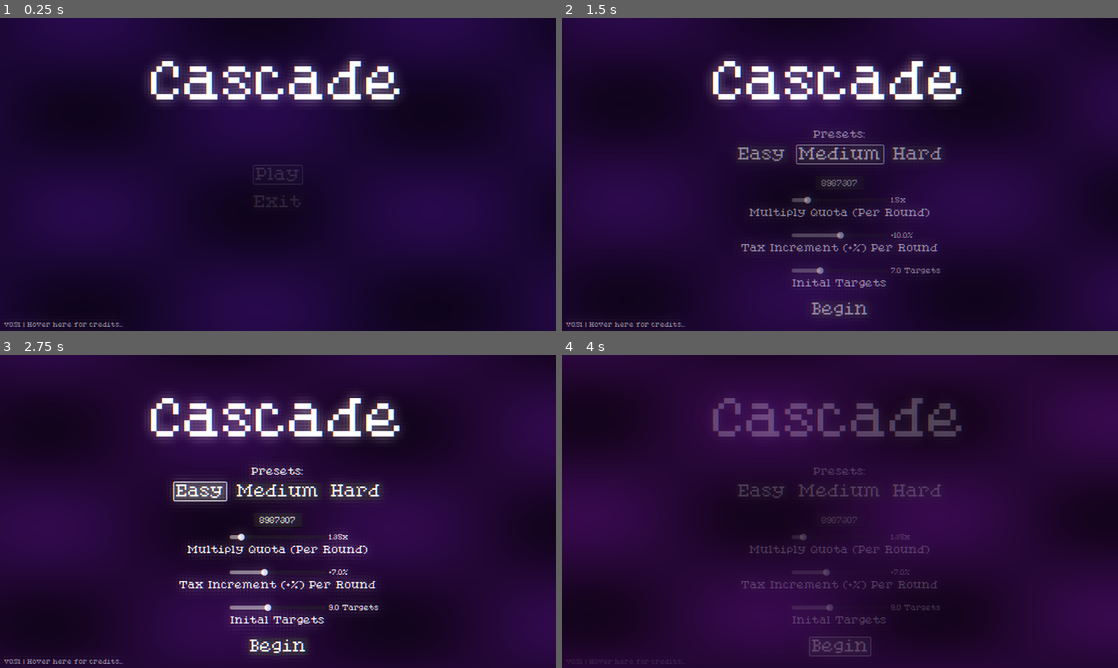
Above: before the commit, frames 1-4 (two rows, left to right).
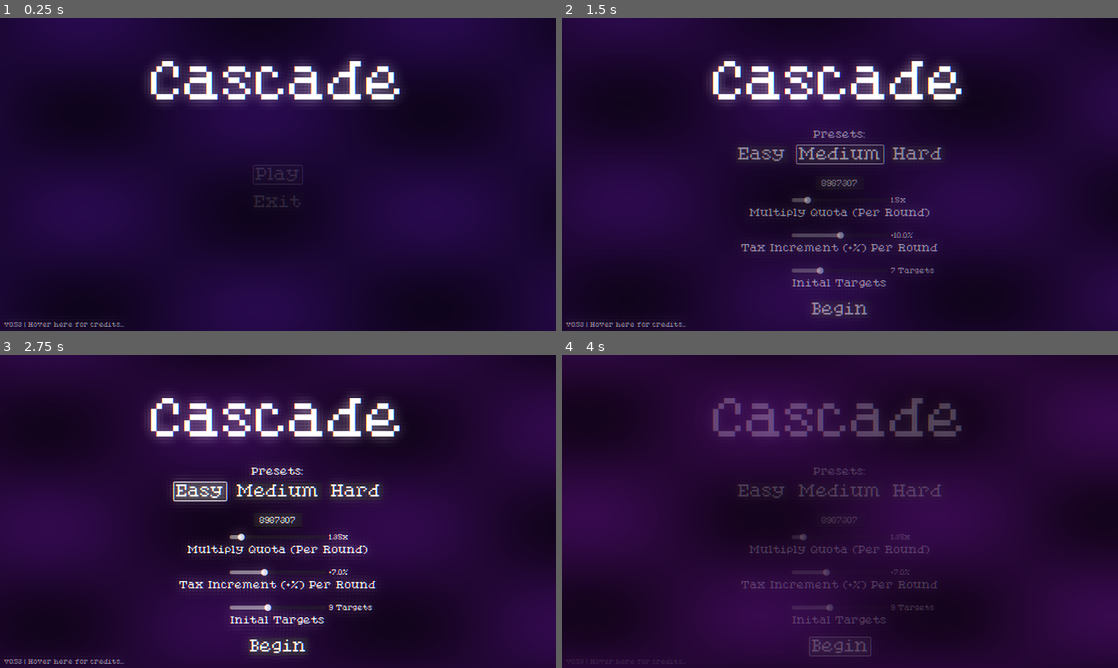
Above: after the commit, the same moments.

Repository: RLATIS/Cascade
Game: Godot game, scene res://scenes/menu.tscn
Same seed, same stepped clock (60 frames per second), same inputs: the game is played once before the commit and once after it.
Inputs:
- Up to frame 1 (0.25 s): no input
- Up to frame 2 (1.5 s): click "Play" at 0.5 s; click "Play" at 1.25 s
- Up to frame 3 (2.75 s): click "Easy" at 2 s
- Up to frame 4 (4 s): click "Easy" at 2.75 s; click "Begin" at 3.5 s

The runs differ from the first frame. In frame 1, 0.2% of the frame differs, in the area x 3-23%, y 97-99%; in frame 2, 0.3%; in frame 3, 0.4%, in the area x 3-69%, y 79-99%; in frame 4, 0.1%.

Commit message:
added more upgrades, fixed rng on upgrades, added in-built seedcracker on menu.tscn

Diff:
--- a/scenes/menu.tscn
+++ b/scenes/menu.tscn
@@ -6,6 +6,7 @@
 [ext_resource type="FontFile" uid="uid://d37jpsgvq5ukx" path="res://textures/PixelatedEleganceRegular-ovawB.ttf" id="3_mhnvy"]
 [ext_resource type="Texture2D" uid="uid://dwut8j5b8k6b2" path="res://textures/PS4_ICON18.png" id="5_g3eks"]
 [ext_resource type="Script" uid="uid://boulo28mwkp2s" path="res://scripts/playmenu.gd" id="6_g3eks"]
+[ext_resource type="Script" uid="uid://c7eash3p64cpr" path="res://scripts/jackpotfinder.gd" id="7_v86rl"]
 
 [sub_resource type="StyleBoxFlat" id="StyleBoxFlat_4ytvr"]
 content_margin_left = 0.0
@@ -60,7 +61,7 @@
 mouse_filter = 0
 theme_override_fonts/font = ExtResource("3_mhnvy")
 theme_override_font_sizes/font_size = 12
-text = "v0.51 | Hover here for credits..."
+text = "v0.53 | Hover here for credits..."
 vertical_alignment = 2
 
 [node name="creditpanel" type="Panel" parent="title"]
@@ -420,6 +421,9 @@
 theme_override_font_sizes/font_size = 14
 text = "7 Targets"
 vertical_alignment = 1
+
+[node name="seedcracker" type="Node2D" parent="."]
+script = ExtResource("7_v86rl")
 
 [connection signal="mouse_entered" from="title/credittext" to="uimenu1" method="credshow"]
 [connection signal="mouse_exited" from="title/credittext" to="uimenu1" method="credhide"]
--- a/scripts/Globals.gd
+++ b/scripts/Globals.gd
@@ -46,9 +46,14 @@
 	'Swarm (+1x SPT for each target)': { 'cost': 4, 'weight': 5 },
 	'Sniper (x8 Score if cooldown >= 1.0s)': { 'cost': 5, 'weight': 5},
 
+	# OTHER
+	'Interest (Gain 15% of held money each round)': { 'cost': 5, 'weight': 3},
+
 	# FREE MONEY
 	'Free Money! (+$15)': { 'cost': 0, 'weight': 3 },
-	'Jackpot! (+$50)': { 'cost': 0, 'weight': 1 }
+	'Jackpot! (+$50)': { 'cost': 0, 'weight': 1 },
+
+	'Cheapskate (Freeze shop tax)': { 'cost': 3, 'weight': 3 }
 }
 
 # END CHANGEABLE VARIABLES
@@ -193,19 +198,29 @@
 		't': snappedf((tax*100)-100, 0.01)
 	})
 
+func entershop(): # called upon enter shop
+	for up in ownedUpgrades:
+		if up.to_lower().begins_with('interest'):
+			print('adding $', money * 0.15)
+
+			money += (money * 0.15)
+
+			playsound('res://sounds/coin.wav', randf_range(0.9, 1.2), randf_range(-1.0, -0.25))
+
 func calcTax():
-	tax += taxincrement
-	upgrades = {}
-
-	for upgradename in upgradesinit.keys():
-		var basedata = upgradesinit[upgradename]
-		upgrades[upgradename] = {
-			'cost': snappedf(basedata['cost'] * tax, 0.1),
-			'weight': basedata['weight']
-		}
-
-	updateStats()
-	ui.updateLabels(true)
+	if not 'Cheapskate' in ownedUpgrades:
+		tax += taxincrement
+		upgrades = {}
+
+		for upgradename in upgradesinit.keys():
+			var basedata = upgradesinit[upgradename]
+			upgrades[upgradename] = {
+				'cost': snappedf(basedata['cost'] * tax, 0.1),
+				'weight': basedata['weight']
+			}
+
+		updateStats()
+		ui.updateLabels(true)
 
 func formatcommas(number: float, decimals: int = 2) -> String:
 	var snapped: float = snappedf(number, pow(10, -decimals))
@@ -257,6 +272,9 @@
 
 	upgrades = upgradesinit
 
+	Globals.round = 1
+	Globals.money = 0
+
 	await get_tree().process_frame # so can find child
 
 	psicons = get_tree().root.find_children("*ps4icon*", "", true, false)
--- /dev/null
+++ b/scripts/jackpotfinder.gd
@@ -0,0 +1,65 @@
+extends Node
+
+# HOW TO USE:
+# SET CALC TO TRUE
+# SET FIND1 TO WHAT YOU WANT TO FIND
+# SET FIND2 TO THE OTHER THING YOU WANT TO FIND
+# RUN AND CHECK WHAT PRINTS
+
+@export var calc := false
+@export var find1 := 'Jackpot'
+@export var find2 := 'Greed'
+
+func _ready():
+	if calc:
+		var found2 := false
+		var found3 := false
+		var found2greed := false
+
+		var totalWeight := 0
+		var jackpotStart := 0
+		var greedStart := 0
+		var greedWeight := 0
+
+		for up in Globals.upgradesinit:
+			var weight = Globals.upgradesinit[up].weight
+			if up.begins_with(find1):
+				jackpotStart = totalWeight
+			if up.begins_with(find2):
+				greedStart = totalWeight
+				greedWeight = weight
+			totalWeight += weight
+
+		var rngs = []
+		for i in range(3):
+			rngs.append(RandomNumberGenerator.new())
+
+		for s in range(10000000):
+			var jackpots := 0
+			var hasGreed := false
+
+			for i in range(3):
+				rngs[i].seed = s + 1000 + i * 10
+				var value = rngs[i].randi_range(0, totalWeight)
+
+				if value >= greedStart and value < greedStart + greedWeight:
+					hasGreed = true
+
+				if value >= jackpotStart and value < jackpotStart + 1:
+					jackpots += 1
+
+			if jackpots == 2:
+				print('2 ', find1, ' : ', s)
+
+			if jackpots == 2 and hasGreed:
+				found2greed = true
+				print('2 ', find1, ' + ', find2, ' : ',  s)
+
+			if jackpots == 3:
+				found3 = true
+				print('3 ' + find1, '!!!!!!!!!!!!!!!!!!!!!!!!!: ', s)
+
+			if found2greed and found3:
+				break
+
+		print('DONE')
--- a/scripts/playmenu.gd
+++ b/scripts/playmenu.gd
@@ -53,7 +53,7 @@
 	Globals.taxincrement = am / 100
 
 func _on_it_slider_value_changed(value: float) -> void:
-	$itAMOUNT.text = str(value + 1) + ' Targets'
+	$itAMOUNT.text = str(int(value + 1)) + ' Targets'
 
 	Globals.initclones = value
 
--- a/scripts/shooter.gd
+++ b/scripts/shooter.gd
@@ -14,6 +14,7 @@
 @export var timestep := 0.05
 
 var rng = RandomNumberGenerator.new()
+var spamtimer := 0.0
 
 func _ready() -> void:
 	rng.seed = Globals.seed + 1
@@ -37,6 +38,9 @@
 
 	if cooldowntimer > 0:
 		cooldowntimer -= delta
+
+	if spamtimer > 0:
+		spamtimer -= delta
 
 	if Input.is_action_pressed("aimup"):
 		rotate(-turnspeed)
@@ -62,6 +66,13 @@
 
 	if Input.is_action_just_pressed("shoot"):
 		if Globals.canshoot and cooldowntimer <= 0:
+			shoot()
+			cooldowntimer = Globals.cooldownspeed
+			Globals.playsound('res://sounds/shoot.wav', rng.randf_range(0.7, 1.3))
+
+	if Input.is_action_pressed('shoot'):
+		if Globals.canshoot and cooldowntimer <= 0 and spamtimer <= 0:
+			spamtimer = 0.1
 			shoot()
 			cooldowntimer = Globals.cooldownspeed
 			Globals.playsound('res://sounds/shoot.wav', rng.randf_range(0.7, 1.3))
--- a/scripts/ui.gd
+++ b/scripts/ui.gd
@@ -90,13 +90,16 @@
 			Globals.quota = snapped(Globals.quota * Globals.quotamultiply, 0.5)
 			Globals.calcTax()
 
+			Globals.entershop()
 		else: # lose :(
 			Globals.playsound('res://sounds/shop.wav', randf_range(0.4, 0.43), 3.0)
 
 			Globals.canshoot = false
 
+			# reset things here in case globals fails
 			Globals.quota = 3.0
 			Globals.round = 1
+			Globals.money = 0
 
 			var roundlabelclone = roundLabel.duplicate()
 			get_parent().add_child(roundlabelclone)
--- a/scripts/upgradeball.gd
+++ b/scripts/upgradeball.gd
@@ -40,7 +40,7 @@
 
 		for upgradeName in Globals.upgrades.keys():
 			currentWeight += Globals.upgrades[upgradeName].weight
-			if randomvalue <= currentWeight:
+			if randomvalue < currentWeight:
 				upgrade = upgradeName
 				weight = Globals.upgrades[upgradeName].weight
 				cost = Globals.upgrades[upgradeName].cost
@@ -95,8 +95,7 @@
 		var c = self.duplicate()
 		c.position.x = 257
 		c.position.y = (i-1) * 190
-		rng.seed += i*10
-		c.rng.seed = rng.seed
+		c.rng.seed = Globals.seed + Globals.round * 1000 + i * 10
 
 		c.name = 'REALUPGRADE' + str(i)
 		c.isMain = false
Not shown: 1 places in scenes/menu.tscn that only renumber resources
Not shown, added: scripts/jackpotfinder.gd.uid
